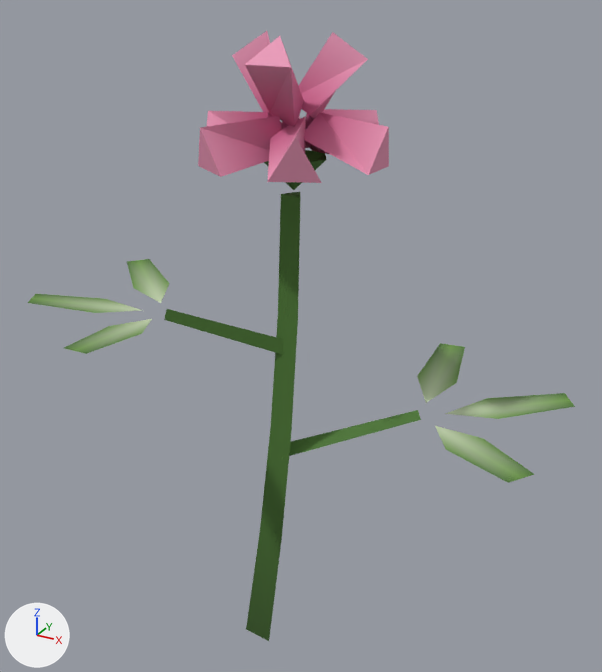
Two versions of the glTF model assets/models/flower-clover.glb, one commit apart.
Before and after are seen from a camera (50 mm lens) standing at (2.39, -3.78, 4.18) and looking at (0.18, 0.24, 2.17). Every picture has the same lights, and +X, +Y and +Z are marked at lower left. The picture after the commit comes second. Vertices at exactly the same position are counted once.

In view in the first picture: 'clover'.
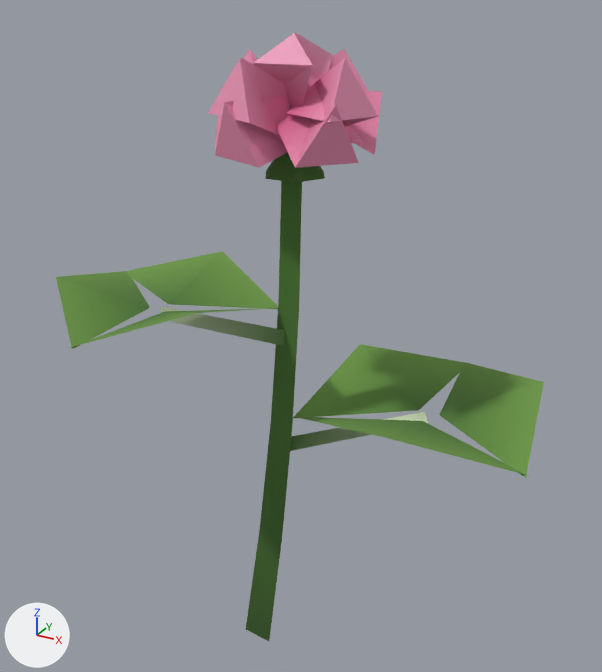
Boxes [x1, y1, x2, y2] around the edits, measured in the pictures (602 x 672 px; the box of a moved part takes in the faces that stretch with it):
'clover', reshaped (11% narrower)
    before: [28, 31, 575, 641]
    after: [56, 32, 544, 641]
part 1 of me_clover, moved or reshaped
    before: [264, 150, 327, 190]
    after: [265, 152, 325, 183]
part 2 of me_clover, moved or reshaped
    before: [282, 410, 421, 458]
    after: [290, 412, 428, 451]
part 3 of me_clover, moved or reshaped
    before: [164, 309, 284, 355]
    after: [161, 306, 284, 346]
part 4 of me_clover, rebuilt
    before: [206, 111, 282, 129]
    after: [215, 88, 222, 150]
part 5 of me_clover, rebuilt (12% narrower, 16% taller)
    before: [198, 116, 281, 177]
    after: [215, 96, 288, 167]
part 6 of me_clover, rebuilt
    before: [267, 116, 322, 183]
    after: [276, 104, 359, 168]
part 7 of me_clover, rebuilt
    before: [299, 32, 368, 119]
    after: [328, 49, 368, 91]
part 8 of me_clover, rebuilt
    before: [305, 109, 379, 148]
    after: [345, 91, 382, 155]
part 9 of me_clover, rebuilt (mostly hidden afterwards)
    before: [232, 31, 274, 117]
    after: [244, 49, 258, 65]
part 10 of me_clover, rebuilt (18% shorter)
    before: [245, 36, 304, 127]
    after: [253, 33, 313, 107]
part 11 of me_clover, deleted
    before: [28, 259, 575, 483]
part 12 of me_clover, built on
    before: [246, 112, 389, 640]
    after: [56, 32, 544, 640]

The change, as a diff of the scene's bpy script:
```diff
--- a/assets/models/flower-clover.glb.py
+++ b/assets/models/flower-clover.glb.py
@@ me_clover @@
 # used by ob_clover; location = (0.0, 0.0, 0.0)
-me_clover.from_pydata(...)  # 124 vertices, 140 faces; spans x -1.15..1.7, y -1.04..1.4, z 0.0..3.9
+me_clover.from_pydata(...)  # 124 vertices, 144 faces; spans x -1.03..1.64, y -0.97..1.32, z 0.0..3.9
+# me_clover part 1: the loose piece of 7 vertices spanning x 0.05..0.44, y -0.13..0.21, z 3.11..3.29 is scaled about its middle by (0.919, 0.919, -1.37), then moved by (0.01, 0.0, 0.12)
+# me_clover part 2: the loose piece of 6 vertices spanning x 0.13..0.89, y -0.01..0.5, z 1.41..1.73 is multiplied about its middle by the matrix ((1.028, -0.001, 0.066), (-0.001, 1.029, 0.041), (-0.066, -0.041, 1.027)), then moved by (0.02, 0.01, 0.01)
+# me_clover part 3: the loose piece of 6 vertices spanning x -0.44..0.23, y -0.29..0.1, z 2.14..2.42 is multiplied about its middle by the matrix ((1.028, -0.001, -0.07), (-0.001, 1.029, -0.034), (0.07, 0.034, 1.027)), then moved by (-0.01, -0.01, 0.04)
+# me_clover part 4: the loose piece of 6 vertices spanning x -0.28..0.16, y -0.09..0.17, z 3.26..3.52 is rebuilt with 6 vertices and now spans x -0.2..0.18, y -0.12..0.22, z 3.32..3.62
+# me_clover part 5: the loose piece of 6 vertices spanning x -0.11..0.25, y -0.44..0.01, z 3.26..3.52 is rebuilt with 6 vertices and now spans x -0.04..0.3, y -0.39..-0.01, z 3.32..3.62
+# me_clover part 6: the loose piece of 6 vertices spanning x 0.19..0.6, y -0.45..0.0, z 3.26..3.52 is rebuilt with 6 vertices and now spans x 0.24..0.66, y -0.33..0.06, z 3.32..3.62
+# me_clover part 7: the loose piece of 6 vertices spanning x 0.2..0.59, y 0.0..0.36, z 3.46..3.9 is rebuilt with 6 vertices and now spans x 0.2..0.55, y 0.09..0.5, z 3.41..3.8
+# me_clover part 8: the loose piece of 6 vertices spanning x 0.23..0.6, y 0.07..0.53, z 3.26..3.52 is rebuilt with 6 vertices and now spans x 0.26..0.67, y -0.03..0.4, z 3.32..3.62
+# me_clover part 9: the loose piece of 6 vertices spanning x -0.13..0.24, y -0.01..0.27, z 3.46..3.9 is rebuilt with 6 vertices and now spans x -0.21..0.2, y -0.01..0.34, z 3.41..3.8
+# me_clover part 10: the loose piece of 6 vertices spanning x 0.15..0.42, y -0.33..0.06, z 3.46..3.9 is rebuilt with 6 vertices and now spans x 0.14..0.46, y -0.24..0.1, z 3.54..3.9
+# me_clover part 11: 6 loose pieces with 36 vertices, spanning x -1.15..1.7, y -1.04..1.4, z 1.71..2.46, are deleted
+# me_clover part 12
+# 19 vertices are removed from x 0.02..0.77, y -0.09..0.17, z 0.0..3.52
+# 34 faces are deleted
+# 55 vertices are added at x -1.03..1.64, y -0.97..1.32, z 0.0..3.9
+# 62 new faces join them
+# other edits to the shape of me_clover do not show in these pictures
 me_clover.materials.append(mat_ht_flower)
```
